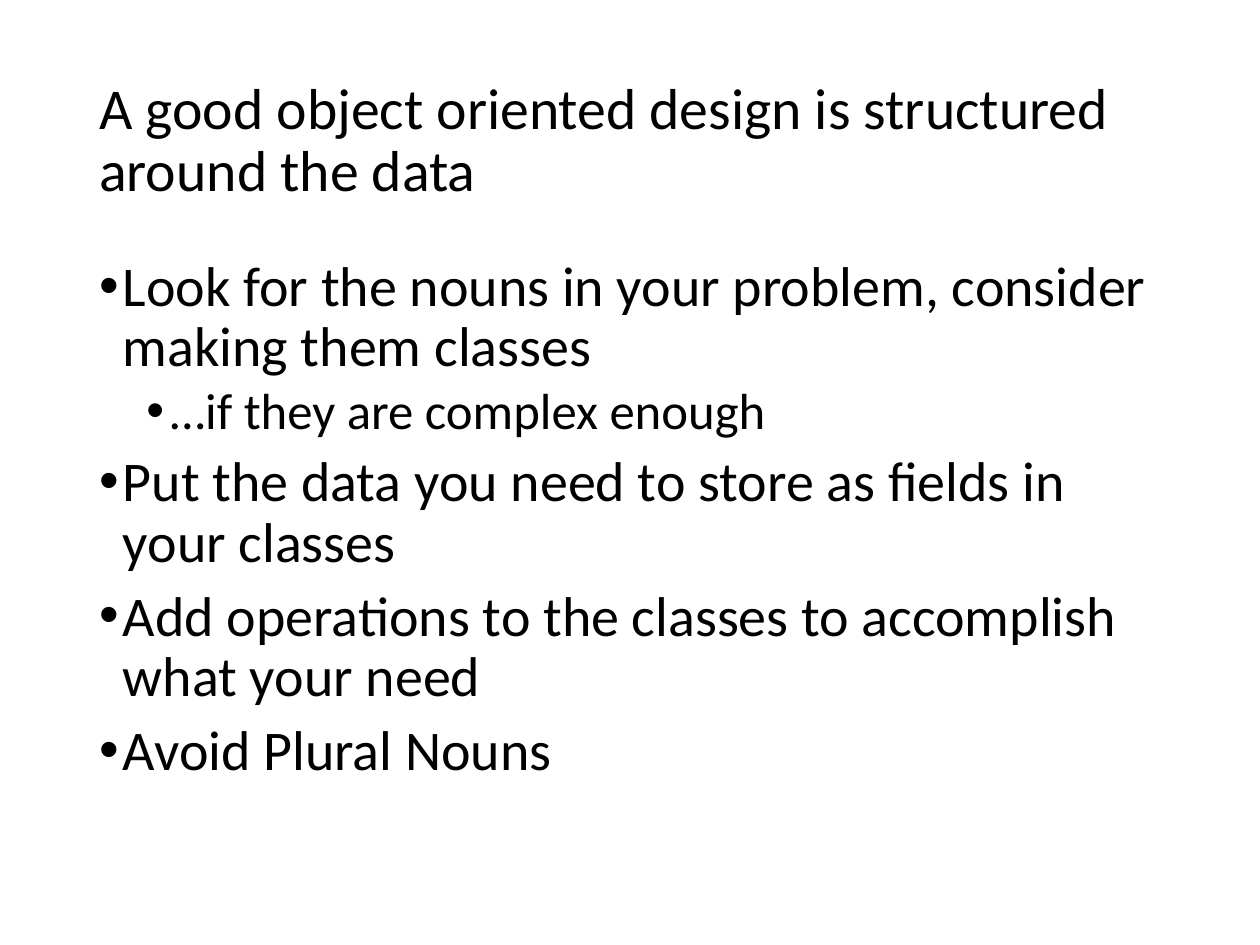
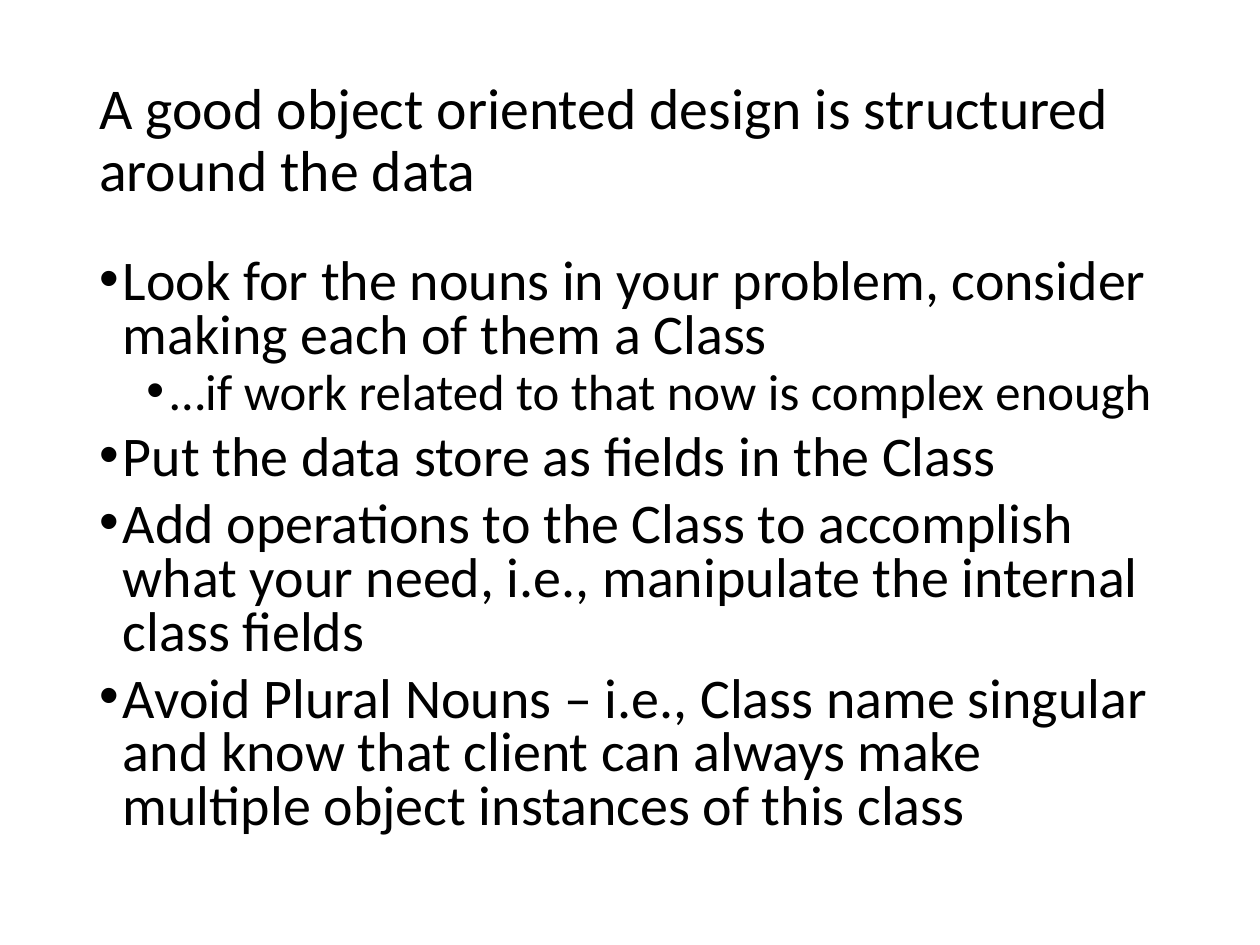
Before and after one commit to RHIT-CSSE/csse220, a slide deck: slide 17 of ClassMaterials/SETechniques/Slides/SoftwareEngineeringTechniques.pptx (slide 11 before the commit). Drawn at 1260x945 pixels with LibreOffice and Linux fonts; fonts in the diff are those of the drawing. Boxes give left, top, right and bottom in pixels: in the first picture for what was removed or moved away, otherwise in the second. Text is boxed around its words. In the diff, an @@ line names an element or a change of style, - is before the commit and + after.

```diff
--- a/ClassMaterials/SETechniques/Slides/SoftwareEngineeringTechniques.pptx
+++ b/ClassMaterials/SETechniques/Slides/SoftwareEngineeringTechniques.pptx
@@ text at (123,261,1151,835): text changed @@
-• Look for the nouns in your problem, consider making them classes
-  • …if they are complex enough
-• Put the data you need to store as fields in your classes
-• Add operations to the classes to accomplish what your need
-• Avoid Plural Nouns
+• Look for the nouns in your problem, consider making each of them a Class
+  • …if work related to that now is complex enough
+• Put the data store as fields in the Class
+• Add operations to the Class to accomplish what your need, i.e., manipulate the internal class fields
+• Avoid Plural Nouns – i.e., Class name singular and know that client can always make multiple object instances of this class
```
Also in this commit, not shown: 16 other slides changed, 9 slides added, 1 other file.
